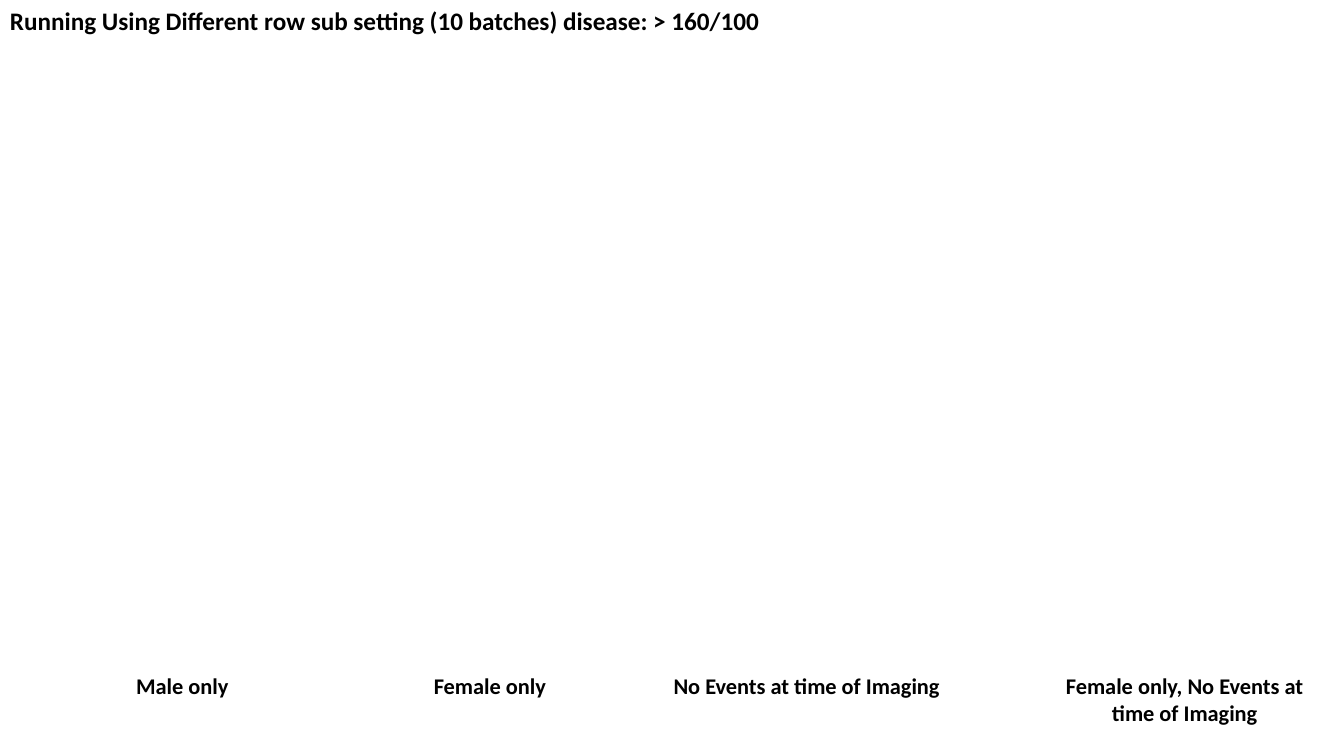
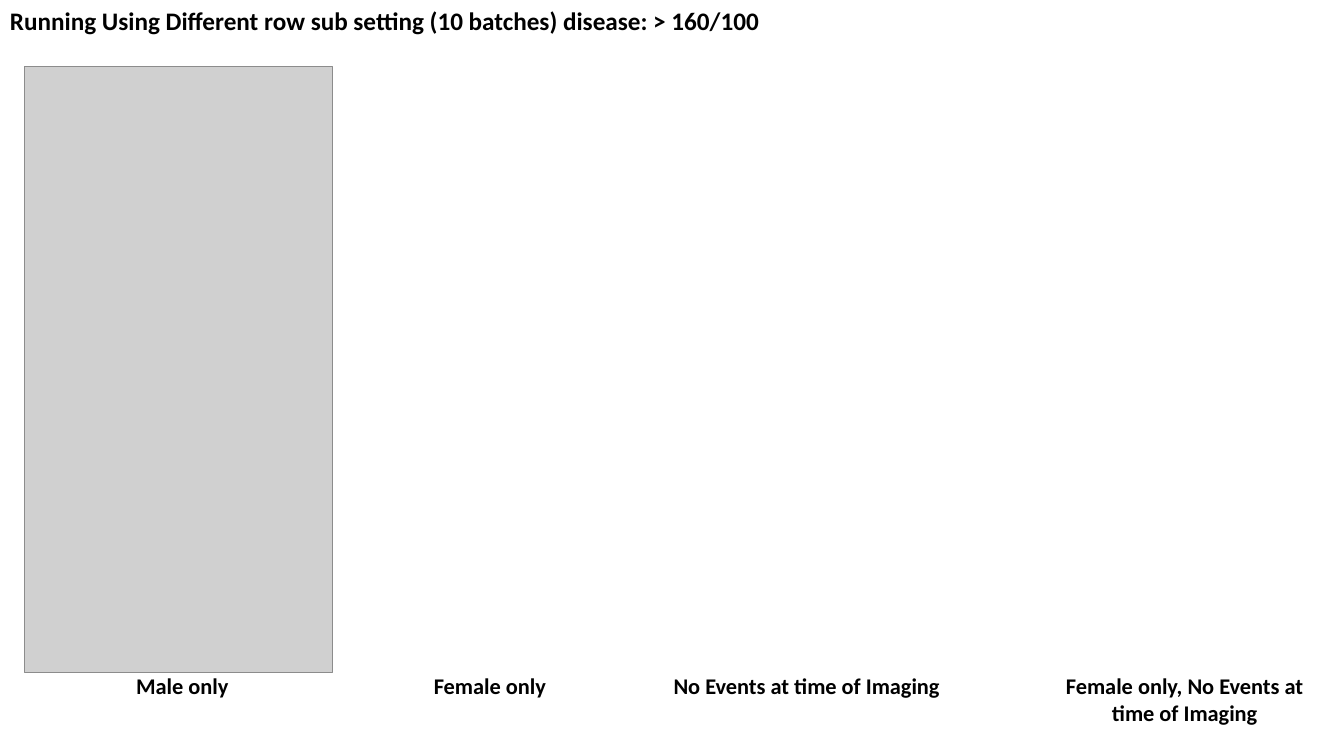
Before and after one commit to zhaohanxiong/OxfordCVM, a slide deck: slide 25 of job_results.pptx. Drawn at 1344x756 pixels with LibreOffice and Linux fonts; fonts in the diff are those of the drawing; grey boxes stand for pictures. Boxes give left, top, right and bottom in pixels: in the first picture for what was removed or moved away, otherwise in the second. Text is boxed around its words. In the diff, an @@ line names an element or a change of style, - is before the commit and + after.

Commit message:
ppt

```diff
--- a/job_results.pptx
+++ b/job_results.pptx
@@ picture added at [24,67,333,673] @@
@@ rectangle "Male only": place and size @@
-rectangle "Male only" at [136,678,228,698]
+rectangle "Male only" at [47,673,317,700]
```
